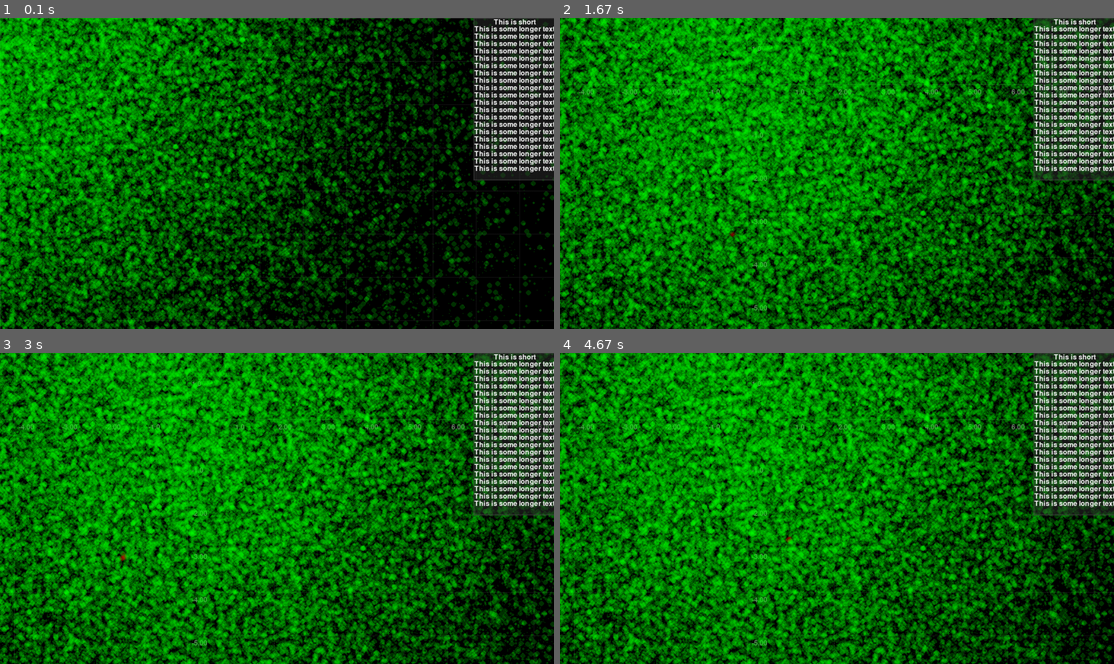
Above: before the commit, frames 1-4 (two rows, left to right).
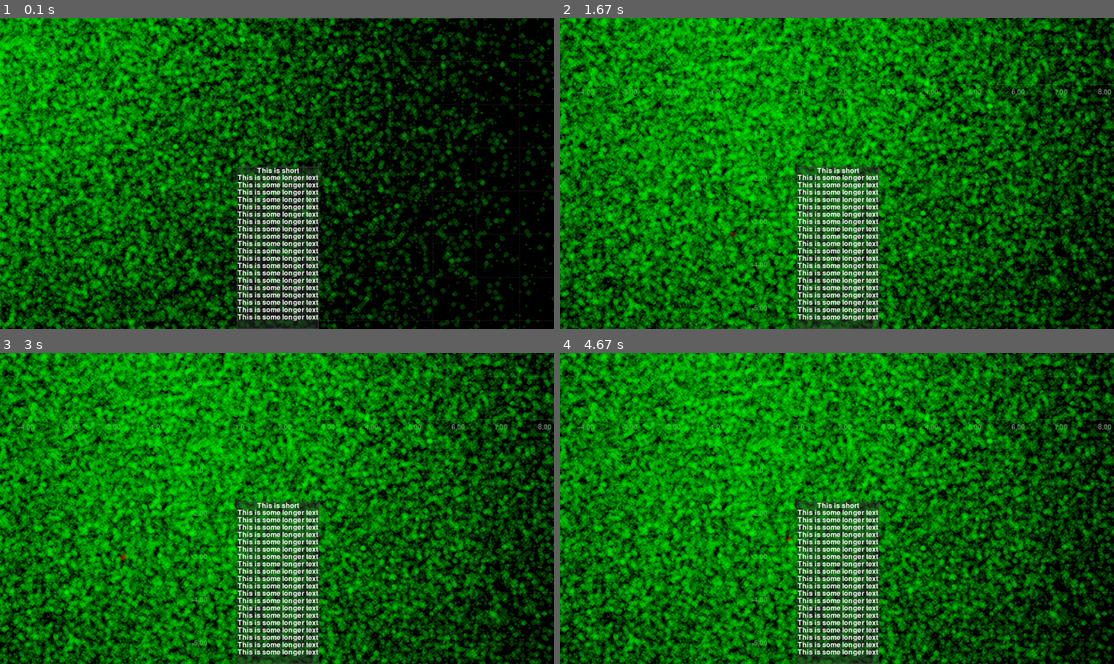
Above: after the commit, the same moments.

Repository: Bluemi/viztools
Game: pygame game, started from scripts/main.py
Two runs of this game, one before a commit and one after it. Both use one fixed random seed, a clock stepped at 60 frames per second and the inputs below.
Inputs (mouse positions are in pixels of both pictures, inside the frame that each line leads up to):
- Up to frame 1 (0.1 s): no input
- Up to frame 2 (1.67 s): press the mouse at (704, 176) at 0.37 s; move the mouse to (798, 207) at 0.47 s; release the mouse at (892, 241) at 0.6 s; click (892, 195) at 0.77 s; click (820, 157) at 1.12 s; click (731, 235) at 1.52 s
- Up to frame 3 (3 s): click (448, 502) at 1.98 s; move the mouse to (121, 558) at 2.3 s; click (121, 558) at 2.52 s; move the mouse to (66, 595) at 2.87 s
- Up to frame 4 (4.67 s): click (626, 595) at 3.12 s; move the mouse to (881, 586) at 3.5 s; click (881, 586) at 3.78 s; move the mouse to (787, 536) at 4.2 s; click (787, 536) at 4.52 s

The runs differ from the first frame. In frame 1, 8.5% of the frame differs, in the area x 42-100%, y 0-100%; in frame 2, 11%; in frame 3, 11%; in frame 4, 11%.

Commit message:
fix OverlayText placement

Diff:
--- a/scripts/main.py
+++ b/scripts/main.py
@@ -23,7 +23,7 @@
         # 2 - clicked
         self.point_type: np.ndarray = np.zeros(len(self.points), dtype=np.int8)
         self.overlay_text = OverlayText(
-            'This is short\n' + 'This is some longer text\n' * 20, OverlayPosition.RIGHTTOP,
+            'This is short\n' + 'This is some longer text\n' * 20, OverlayPosition.BOT,
             background_color=np.array([50, 50, 50, 128]),
             border_color=np.array([80, 80, 80, 128]),
         )
--- a/viztools/drawable/overlay_text.py
+++ b/viztools/drawable/overlay_text.py
@@ -1,5 +1,4 @@
 from enum import StrEnum
-from typing import Literal
 
 import pygame as pg
 import numpy as np
@@ -22,7 +21,7 @@
 class OverlayText(Drawable):
     def __init__(
             self, text: str, position: np.ndarray | OverlayPosition, font_name: str = '',
-            font_size: int = 16, background_color: tuple[int, int, int] | tuple[int, int, int, int] | None = None,
+            font_size: int = 16, background_color: np.ndarray | None = None,
             border_color: np.ndarray | None = None, border_width: int = 2
     ):
         super().__init__()
@@ -42,6 +41,7 @@
         max_width = max(surface.get_width() for surface in line_surfaces)
 
         combined_rect = pg.Rect(0, 0, max_width, total_height)
+        padding = self.border_width * 2 if self.border_color is not None else 0
 
         if isinstance(self.position, str):
             if self.position == OverlayPosition.TOP:
@@ -49,22 +49,21 @@
             elif self.position == OverlayPosition.LEFT:
                 combined_rect.midleft = (0, screen.get_height() // 2)
             elif self.position == OverlayPosition.RIGHT:
-                combined_rect.midright = (screen.get_width(), screen.get_height() // 2)
+                combined_rect.midright = (screen.get_width()-padding, screen.get_height() // 2)
             elif self.position == OverlayPosition.BOT:
-                combined_rect.midbottom = (screen.get_width() // 2, screen.get_height())
+                combined_rect.midbottom = (screen.get_width() // 2, screen.get_height() - padding)
             elif self.position == OverlayPosition.RIGHTTOP:
-                combined_rect.topright = (screen.get_width(), 0)
+                combined_rect.topright = (screen.get_width() - padding, 0)
             elif self.position == OverlayPosition.LEFTTOP:
                 combined_rect.topleft = (0, 0)
             elif self.position == OverlayPosition.LEFTBOT:
-                combined_rect.bottomleft = (0, screen.get_height())
+                combined_rect.bottomleft = (0, screen.get_height() - padding)
             elif self.position == OverlayPosition.RIGHTBOT:
-                combined_rect.bottomright = (screen.get_width(), screen.get_height())
+                combined_rect.bottomright = (screen.get_width() - padding, screen.get_height() - padding)
         else:
             combined_rect.topleft = self.position
 
         # Add padding for border
-        padding = self.border_width * 2 if self.border_color is not None else 0
         combined_rect.width += padding
         combined_rect.height += padding
 
